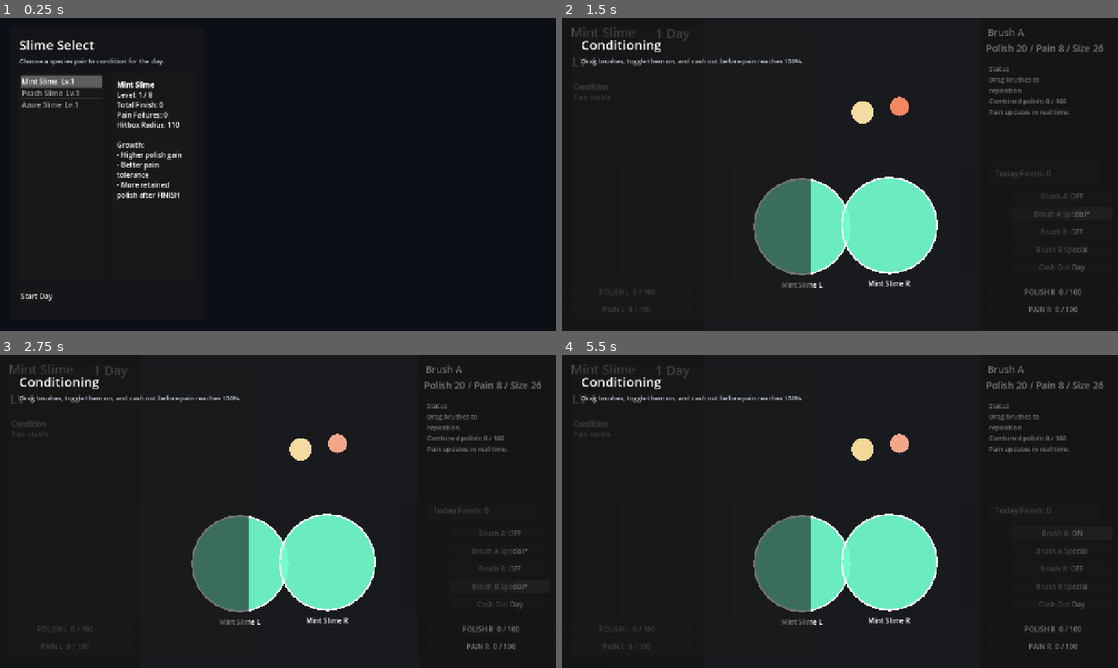
Above: before the commit, frames 1-4 (two rows, left to right).
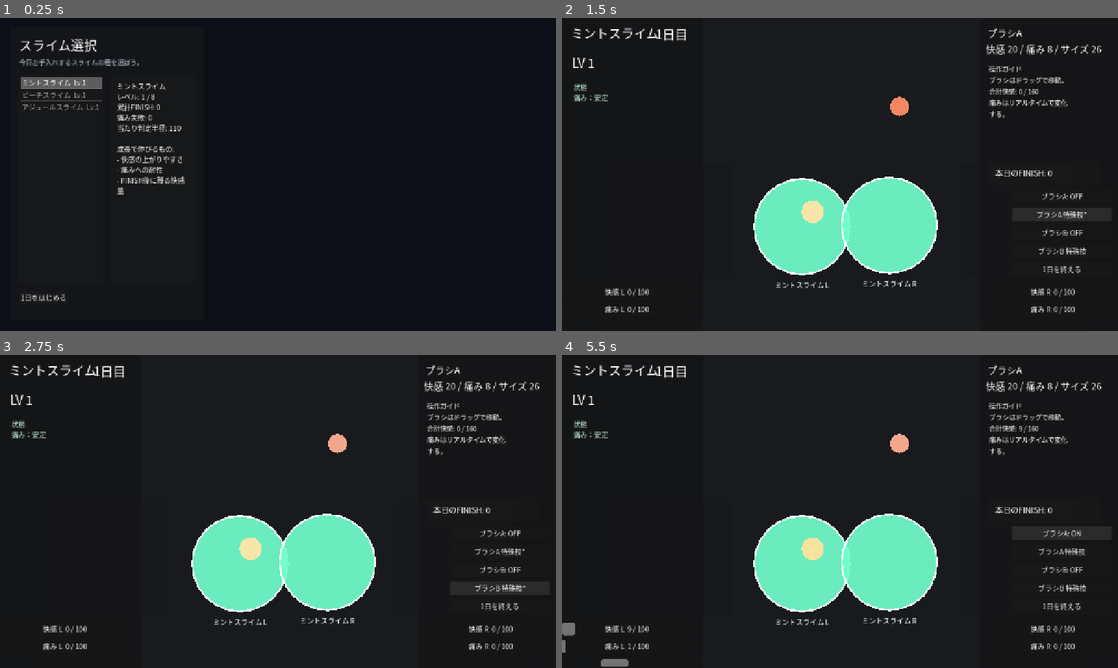
Above: after the commit, the same moments.

Repository: ankored33/slime
Game: Godot game, scene res://scenes/main.tscn
Same seed, same stepped clock (60 frames per second), same inputs: the game is played once before the commit and once after it.
Inputs:
- Up to frame 1 (0.25 s): no input
- Up to frame 2 (1.5 s): click "Start Day" (after the commit: "1日をはじめる") at 0.5 s; click "Brush A Special" (after the commit: "ブラシA 特殊技") at 1.25 s
- Up to frame 3 (2.75 s): click "Brush B Special" (after the commit: "ブラシB 特殊技") at 2 s
- Up to frame 4 (5.5 s): click "Cash Out Day" (after the commit: "1日を終える") at 2.75 s; click "Back To Select" (after the commit: "選択画面へ戻る") at 3.5 s; click "Start Day" (after the commit: "1日をはじめる") at 4.25 s; click "Brush A: OFF" (after the commit: "ブラシA: OFF") at 5 s

The runs differ from the first frame. In frame 1, 3.2% of the frame differs, in the area x 3-34%, y 6-91%; in frame 2, 6.6%; in frame 3, 6.6%; in frame 4, 6.8%, in the area x 0-98%, y 2-100%.

Commit message:
Localize UI to Japanese and fix game-screen draw order
- Translate all user-facing text (scenes and scripts) to Japanese:
  select/result screens, species names, gauges, brush controls,
  condition states, and slime labels.
- Add theme/main_theme.tres with a SystemFont fallback chain
  (Yu Gothic UI / Meiryo / Noto Sans CJK JP) so Japanese glyphs
  render; registered via gui/theme/custom in project.godot.
- Hide the left side frame while the play screen is active; its
  "Conditioning" header previously overlaid half the game screen.
- Move Playfield before Hud in game_screen.tscn so the full-screen
  Arena panel no longer dims all HUD text.

Co-Authored-By: Claude Fable 5 <noreply@anthropic.com>

Diff:
--- a/godot/project.godot
+++ b/godot/project.godot
@@ -19,3 +19,7 @@
 window/size/viewport_width=1280
 window/size/viewport_height=720
 window/stretch/mode="canvas_items"
+
+[gui]
+
+theme/custom="res://theme/main_theme.tres"
--- a/godot/scenes/game_screen.tscn
+++ b/godot/scenes/game_screen.tscn
@@ -37,6 +37,64 @@
 offset_right = 1291.0
 offset_bottom = 720.0
 
+[node name="Playfield" type="Control" parent="." unique_id=480552896]
+layout_mode = 1
+anchors_preset = 15
+anchor_right = 1.0
+anchor_bottom = 1.0
+grow_horizontal = 2
+grow_vertical = 2
+
+[node name="Arena" type="Panel" parent="Playfield" unique_id=666241528]
+layout_mode = 1
+anchors_preset = 15
+anchor_right = 1.0
+anchor_bottom = 1.0
+grow_horizontal = 2
+grow_vertical = 2
+
+[node name="ZoomLeft" type="Panel" parent="Playfield" unique_id=1791844975]
+self_modulate = Color(0.866667, 0.866667, 1, 0.75)
+layout_mode = 0
+offset_left = 128.0
+offset_top = 339.0
+offset_right = 388.0
+offset_bottom = 599.0
+
+[node name="ZoomRight" type="Panel" parent="Playfield" unique_id=1891600091]
+self_modulate = Color(0.866667, 0.866667, 1, 0.75)
+layout_mode = 0
+offset_left = 919.0
+offset_top = 338.0
+offset_right = 1179.0
+offset_bottom = 598.0
+
+[node name="LeftSlime" parent="Playfield" unique_id=687335192 instance=ExtResource("3")]
+position = Vector2(504, 481)
+slime_id = "mint"
+display_name = "左スライム"
+radius = 20.0
+
+[node name="RightSlime" parent="Playfield" unique_id=1098827226 instance=ExtResource("3")]
+position = Vector2(794, 481)
+side = "right"
+slime_id = "mint"
+display_name = "右スライム"
+radius = 20.0
+
+[node name="BrushA" parent="Playfield" unique_id=1919971458 instance=ExtResource("5")]
+position = Vector2(577, 446)
+brush_id = "brush-a"
+hit_radius = 26.0
+
+[node name="BrushB" parent="Playfield" unique_id=886467796 instance=ExtResource("5")]
+position = Vector2(777, 204)
+brush_id = "brush-b"
+hit_radius = 22.0
+polish_gain_per_sec = 24.0
+pain_gain_per_sec = 11.0
+fill_color = Color(1, 0.560784, 0.4, 0.95)
+
 [node name="Hud" type="Control" parent="." unique_id=1008816429]
 layout_mode = 1
 anchors_preset = 15
@@ -68,7 +126,7 @@
 [node name="SpeciesLabel" type="Label" parent="Hud/TopBar/Margin/VBox" unique_id=1892668349]
 layout_mode = 2
 theme_override_font_sizes/font_size = 24
-text = "Species Pair"
+text = "スライムペア"
 
 [node name="MetaLabel" type="Label" parent="Hud/TopBar/Margin/VBox" unique_id=1205237299]
 layout_mode = 2
@@ -78,7 +136,7 @@
 [node name="DangerLabel" type="Label" parent="Hud/TopBar/Margin/VBox" unique_id=1363708631]
 layout_mode = 2
 theme_override_font_sizes/font_size = 15
-text = "Pain stable"
+text = "痛み：安定"
 
 [node name="PolishL" parent="Hud" unique_id=1734165133 instance=ExtResource("2")]
 layout_mode = 0
@@ -86,7 +144,7 @@
 offset_right = 300.0
 offset_bottom = 630.0
 gauge_id = "polish-L"
-caption = "POLISH L"
+caption = "快感 L"
 
 [node name="PainL" parent="Hud" unique_id=1519828551 instance=ExtResource("2")]
 layout_mode = 0
@@ -94,7 +152,7 @@
 offset_right = 300.0
 offset_bottom = 670.0
 gauge_id = "pain-L"
-caption = "PAIN L"
+caption = "痛み L"
 
 [node name="PolishR" parent="Hud" unique_id=1842442508 instance=ExtResource("2")]
 layout_mode = 0
@@ -103,7 +161,7 @@
 offset_right = 1280.0
 offset_bottom = 630.0
 gauge_id = "polish-R"
-caption = "POLISH R"
+caption = "快感 R"
 
 [node name="PainR" parent="Hud" unique_id=807932175 instance=ExtResource("2")]
 layout_mode = 0
@@ -112,7 +170,7 @@
 offset_right = 1280.0
 offset_bottom = 670.0
 gauge_id = "pain-R"
-caption = "PAIN R"
+caption = "痛み R"
 
 [node name="FinishProgress" type="ProgressBar" parent="Hud" unique_id=1323510636]
 layout_mode = 0
@@ -139,7 +197,7 @@
 [node name="FinishCount" type="Label" parent="Hud/DayStats/Margin" unique_id=1648917955]
 layout_mode = 2
 theme_override_font_sizes/font_size = 18
-text = "Today Finish: 0"
+text = "本日のFINISH: 0"
 
 [node name="Controls" type="VBoxContainer" parent="Hud" unique_id=1312439738]
 layout_mode = 0
@@ -151,23 +209,23 @@
 
 [node name="BrushAToggle" type="Button" parent="Hud/Controls" unique_id=1775050072]
 layout_mode = 2
-text = "Brush A: OFF"
+text = "ブラシA: OFF"
 
 [node name="BrushASpecial" type="Button" parent="Hud/Controls" unique_id=1153918083]
 layout_mode = 2
-text = "Brush A Special"
+text = "ブラシA 特殊技"
 
 [node name="BrushBToggle" type="Button" parent="Hud/Controls" unique_id=153784150]
 layout_mode = 2
-text = "Brush B: OFF"
+text = "ブラシB: OFF"
 
 [node name="BrushBSpecial" type="Button" parent="Hud/Controls" unique_id=458990346]
 layout_mode = 2
-text = "Brush B Special"
+text = "ブラシB 特殊技"
 
 [node name="EndDayButton" type="Button" parent="Hud/Controls" unique_id=1017712887]
 layout_mode = 2
-text = "Cash Out Day"
+text = "1日を終える"
 
 [node name="DebugLabel" type="Label" parent="Hud" unique_id=2081223899]
 layout_mode = 0
@@ -185,7 +243,7 @@
 offset_right = 185.0
 offset_bottom = 63.0
 theme_override_font_sizes/font_size = 29
-text = "Character"
+text = "キャラ名"
 
 [node name="DayLabel" type="Label" parent="Hud" unique_id=1048220396]
 layout_mode = 0
@@ -194,7 +252,7 @@
 offset_right = 303.0
 offset_bottom = 65.0
 theme_override_font_sizes/font_size = 29
-text = "1 Day"
+text = "1日目"
 
 [node name="LevelLabel" type="Label" parent="Hud" unique_id=1176691606]
 layout_mode = 0
@@ -222,7 +280,7 @@
 offset_right = 1163.0
 offset_bottom = 51.0
 theme_override_font_sizes/font_size = 22
-text = "Brush Name"
+text = "ブラシ名"
 
 [node name="BrushSpecLabel" type="Label" parent="Hud" unique_id=1652540892]
 layout_mode = 0
@@ -231,62 +289,4 @@
 offset_right = 1168.0
 offset_bottom = 88.0
 theme_override_font_sizes/font_size = 22
-text = "Spec"
-
-[node name="Playfield" type="Control" parent="." unique_id=480552896]
-layout_mode = 1
-anchors_preset = 15
-anchor_right = 1.0
-anchor_bottom = 1.0
-grow_horizontal = 2
-grow_vertical = 2
-
-[node name="Arena" type="Panel" parent="Playfield" unique_id=666241528]
-layout_mode = 1
-anchors_preset = 15
-anchor_right = 1.0
-anchor_bottom = 1.0
-grow_horizontal = 2
-grow_vertical = 2
-
-[node name="ZoomLeft" type="Panel" parent="Playfield" unique_id=1791844975]
-self_modulate = Color(0.866667, 0.866667, 1, 0.75)
-layout_mode = 0
-offset_left = 128.0
-offset_top = 339.0
-offset_right = 388.0
-offset_bottom = 599.0
-
-[node name="ZoomRight" type="Panel" parent="Playfield" unique_id=1891600091]
-self_modulate = Color(0.866667, 0.866667, 1, 0.75)
-layout_mode = 0
-offset_left = 919.0
-offset_top = 338.0
-offset_right = 1179.0
-offset_bottom = 598.0
-
-[node name="LeftSlime" parent="Playfield" unique_id=687335192 instance=ExtResource("3")]
-position = Vector2(504, 481)
-slime_id = "mint"
-display_name = "Left Slime"
-radius = 20.0
-
-[node name="RightSlime" parent="Playfield" unique_id=1098827226 instance=ExtResource("3")]
-position = Vector2(794, 481)
-side = "right"
-slime_id = "mint"
-display_name = "Right Slime"
-radius = 20.0
-
-[node name="BrushA" parent="Playfield" unique_id=1919971458 instance=ExtResource("5")]
-position = Vector2(692, 217)
-brush_id = "brush-a"
-hit_radius = 26.0
-
-[node name="BrushB" parent="Playfield" unique_id=886467796 instance=ExtResource("5")]
-position = Vector2(777, 204)
-brush_id = "brush-b"
-hit_radius = 22.0
-polish_gain_per_sec = 24.0
-pain_gain_per_sec = 11.0
-fill_color = Color(1, 0.560784, 0.4, 0.95)
+text = "性能"
--- a/godot/scenes/main.tscn
+++ b/godot/scenes/main.tscn
@@ -46,12 +46,12 @@
 
 [node name="ScreenTitle" type="Label" parent="CanvasLayer/Frame/Margin/VBox/Header"]
 theme_override_font_sizes/font_size = 30
-text = "Slime Select"
+text = "スライム選択"
 
 [node name="ScreenSubtitle" type="Label" parent="CanvasLayer/Frame/Margin/VBox/Header"]
 theme_override_font_sizes/font_size = 15
 modulate = Color(0.8, 0.84, 0.9, 0.92)
-text = "Choose a species pair to condition for the day."
+text = "今日お手入れするスライムの種を選ぼう。"
 
 [node name="SelectScreen" type="VBoxContainer" parent="CanvasLayer/Frame/Margin/VBox"]
 theme_override_constants/separation = 16
@@ -82,7 +82,7 @@
 theme_override_constants/separation = 12
 
 [node name="StartButton" type="Button" parent="CanvasLayer/Frame/Margin/VBox/SelectScreen/Actions"]
-text = "Start Day"
+text = "1日をはじめる"
 
 [node name="ResultScreen" type="VBoxContainer" parent="CanvasLayer/Frame/Margin/VBox"]
 visible = false
@@ -106,4 +106,4 @@
 theme_override_constants/separation = 12
 
 [node name="ReturnButton" type="Button" parent="CanvasLayer/Frame/Margin/VBox/ResultScreen/Actions"]
-text = "Back To Select"
+text = "選択画面へ戻る"
--- a/godot/scripts/game_screen.gd
+++ b/godot/scripts/game_screen.gd
@@ -126,7 +126,7 @@
 
 func setup_species(species: Dictionary) -> void:
 	_species = species.duplicate(true)
-	_title_label.text = str(_species.get("name", "Slime"))
+	_title_label.text = str(_species.get("name", "スライム"))
 	var left_config: Dictionary = _species.get("left", {})
 	var right_config: Dictionary = _species.get("right", {})
 	_apply_slime_layout(_left_slime, left_config)
@@ -134,7 +134,7 @@
 	_left_slime.apply_species(_species, "L", left_config)
 	_right_slime.apply_species(_species, "R", right_config)
 	_meta_label.text = "LV %d" % int(_species.get("level", 1))
-	_day_label.text = "1 Day"
+	_day_label.text = "1日目"
 	reset_day()
 
 func _apply_slime_layout(slime: SlimeTarget, cfg: Dictionary) -> void:
@@ -200,16 +200,16 @@
 	_set_gauge("pain-R", _slime_state["right"]["pain"])
 	_finish_progress.max_value = finish_threshold
 	_finish_progress.value = _get_combined_polish()
-	_day_finish_label.text = "Today Finish: %d" % _day_finish_count
+	_day_finish_label.text = "本日のFINISH: %d" % _day_finish_count
 	var peak_pain: float = maxf(float(_slime_state["left"]["pain"]), float(_slime_state["right"]["pain"]))
 	if peak_pain >= 80.0:
-		_danger_label.text = "[b]Condition[/b]\nPain critical"
+		_danger_label.text = "[b]状態[/b]\n痛み：限界寸前"
 		_danger_label.modulate = Color(1.0, 0.45, 0.45, 1.0)
 	elif peak_pain >= 55.0:
-		_danger_label.text = "[b]Condition[/b]\nPain rising"
+		_danger_label.text = "[b]状態[/b]\n痛み：上昇中"
 		_danger_label.modulate = Color(1.0, 0.82, 0.45, 1.0)
 	else:
-		_danger_label.text = "[b]Condition[/b]\nPain stable"
+		_danger_label.text = "[b]状態[/b]\n痛み：安定"
 		_danger_label.modulate = Color(0.75, 0.92, 0.85, 1.0)
 
 func _set_gauge(gauge_id: String, current: float) -> void:
@@ -218,7 +218,7 @@
 		gauge.set_gauge_value(current, 100.0)
 
 func _refresh_debug_text() -> void:
-	_debug_label.text = "Status\nDrag brushes to reposition.\nCombined polish: %d / %d\nPain updates in real time." % [
+	_debug_label.text = "操作ガイド\nブラシはドラッグで移動。\n合計快感: %d / %d\n痛みはリアルタイムで変化する。" % [
 		int(round(_get_combined_polish())),
 		int(round(finish_threshold))
 	]
@@ -247,19 +247,27 @@
 	var brush_a: Brush = _brush_map.get("brush-a")
 	var brush_b: Brush = _brush_map.get("brush-b")
 	if brush_a != null:
-		_brush_a_toggle.text = "Brush A: ON" if brush_a.is_active else "Brush A: OFF"
-		_brush_a_special.text = "Brush A Special*" if brush_a.is_special_active() else "Brush A Special"
+		_brush_a_toggle.text = "ブラシA: ON" if brush_a.is_active else "ブラシA: OFF"
+		_brush_a_special.text = "ブラシA 特殊技*" if brush_a.is_special_active() else "ブラシA 特殊技"
 	if brush_b != null:
-		_brush_b_toggle.text = "Brush B: ON" if brush_b.is_active else "Brush B: OFF"
-		_brush_b_special.text = "Brush B Special*" if brush_b.is_special_active() else "Brush B Special"
+		_brush_b_toggle.text = "ブラシB: ON" if brush_b.is_active else "ブラシB: OFF"
+		_brush_b_special.text = "ブラシB 特殊技*" if brush_b.is_special_active() else "ブラシB 特殊技"
 	var selected_brush: Brush = _held_brush if _held_brush != null else brush_a
 	if selected_brush != null:
-		_brush_name_label.text = selected_brush.brush_id.capitalize().replace("-", " ")
-		_brush_spec_label.text = "Polish %d / Pain %d / Size %d" % [
+		_brush_name_label.text = _brush_display_name(selected_brush.brush_id)
+		_brush_spec_label.text = "快感 %d / 痛み %d / サイズ %d" % [
 			int(round(selected_brush.polish_gain_per_sec)),
 			int(round(selected_brush.pain_gain_per_sec)),
 			int(round(selected_brush.hit_radius))
 		]
+
+func _brush_display_name(brush_id: String) -> String:
+	match brush_id:
+		"brush-a":
+			return "ブラシA"
+		"brush-b":
+			return "ブラシB"
+	return brush_id.capitalize().replace("-", " ")
 
 func _get_combined_polish() -> float:
 	return float(_slime_state["left"]["polish"]) + float(_slime_state["right"]["polish"])
--- a/godot/scripts/main.gd
+++ b/godot/scripts/main.gd
@@ -5,7 +5,7 @@
 var _species_list: Array[Dictionary] = [
 	{
 		"id": "mint",
-		"name": "Mint Slime",
+		"name": "ミントスライム",
 		"color": Color(0.45, 1.0, 0.8, 0.92),
 		"left": {
 			"position": Vector2(552.5, 480.0),
@@ -23,7 +23,7 @@
 	},
 	{
 		"id": "peach",
-		"name": "Peach Slime",
+		"name": "ピーチスライム",
 		"color": Color(1.0, 0.71, 0.78, 0.92),
 		"left": {
 			"position": Vector2(540.0, 485.0),
@@ -41,7 +41,7 @@
 	},
 	{
 		"id": "azure",
-		"name": "Azure Slime",
+		"name": "アジュールスライム",
 		"color": Color(0.47, 0.73, 1.0, 0.92),
 		"left": {
 			"position": Vector2(560.0, 474.0),
@@ -62,6 +62,7 @@
 var _selected_species_index := 0
 var _last_result: Dictionary = {}
 
+@onready var _frame: Control = $CanvasLayer/Frame
 @onready var _screen_title: Label = $CanvasLayer/Frame/Margin/VBox/Header/ScreenTitle
 @onready var _screen_subtitle: Label = $CanvasLayer/Frame/Margin/VBox/Header/ScreenSubtitle
 @onready var _select_screen: Control = $CanvasLayer/Frame/Margin/VBox/SelectScreen
@@ -95,14 +96,14 @@
 	var left_radius := float(left_cfg.get("radius", 100.0))
 	_species_detail.text = (
 		"[b]%s[/b]\n"
-		+ "Level: %d / %d\n"
-		+ "Total Finish: %d\n"
-		+ "Pain Failures: %d\n"
-		+ "Hitbox Radius: %d\n\n"
-		+ "Growth:\n"
-		+ "- Higher polish gain\n"
-		+ "- Better pain tolerance\n"
-		+ "- More retained polish after FINISH"
+		+ "レベル: %d / %d\n"
+		+ "累計FINISH: %d\n"
+		+ "痛み失敗: %d\n"
+		+ "当たり判定半径: %d\n\n"
+		+ "成長で伸びるもの:\n"
+		+ "- 快感の上がりやすさ\n"
+		+ "- 痛みへの耐性\n"
+		+ "- FINISH後に残る快感量"
 	) % [
 		species["name"],
 		species["level"],
@@ -113,23 +114,25 @@
 	]
 
 func _show_select_screen() -> void:
-	_screen_title.text = "Slime Select"
-	_screen_subtitle.text = "Choose a species pair to condition for the day."
+	_screen_title.text = "スライム選択"
+	_screen_subtitle.text = "今日お手入れするスライムの種を選ぼう。"
+	_frame.visible = true
 	_select_screen.visible = true
 	_game_screen.visible = false
 	_result_screen.visible = false
 	_refresh_species_list()
 
 func _show_game_screen() -> void:
-	_screen_title.text = "Conditioning"
-	_screen_subtitle.text = "Drag brushes, toggle them on, and cash out before pain reaches 100%."
+	# Hide the side frame entirely; the play screen has its own HUD.
+	_frame.visible = false
 	_select_screen.visible = false
 	_game_screen.visible = true
 	_result_screen.visible = false
 
 func _show_result_screen() -> void:
-	_screen_title.text = "Result"
-	_screen_subtitle.text = "Review the day and return to species selection."
+	_screen_title.text = "リザルト"
+	_screen_subtitle.text = "1日の成果を確認して選択画面へ戻ろう。"
+	_frame.visible = true
 	_select_screen.visible = false
 	_game_screen.visible = false
 	_result_screen.visible = true
@@ -161,21 +164,21 @@
 func _render_result() -> void:
 	var species: Dictionary = _species_list[_selected_species_index]
 	var failed := bool(_last_result.get("failed_by_pain", false))
-	var status_text := "Pain limit reached. The day's finish was halved." if failed else "Voluntary cash-out. All finish secured."
+	var status_text := "痛みが限界に達した。今日の成果は半減となった。" if failed else "任意終了。成果をすべて持ち帰った。"
 	_result_body.text = (
 		"[b]%s[/b]\n"
 		+ "%s\n\n"
-		+ "Today Finish: %d\n"
-		+ "Banked Finish: %d\n"
-		+ "Species Level: %d / %d\n"
-		+ "Total Finish: %d\n"
-		+ "Pain Failures: %d\n\n"
-		+ "Unlocked growth focus:\n"
-		+ "- Better polish gain\n"
-		+ "- Better pain tolerance\n"
-		+ "- Better post-FINISH retention"
+		+ "本日のFINISH: %d\n"
+		+ "持ち帰りFINISH: %d\n"
+		+ "種レベル: %d / %d\n"
+		+ "累計FINISH: %d\n"
+		+ "痛み失敗: %d\n\n"
+		+ "成長で伸びるもの:\n"
+		+ "- 快感の上がりやすさ\n"
+		+ "- 痛みへの耐性\n"
+		+ "- FINISH後に残る快感量"
 	) % [
-		str(_last_result.get("species_name", "Slime")),
+		str(_last_result.get("species_name", "スライム")),
 		status_text,
 		int(_last_result.get("day_finish_count", 0)),
 		int(_last_result.get("banked_finish_count", 0)),
--- /dev/null
+++ b/godot/theme/main_theme.tres
@@ -0,0 +1,7 @@
+[gd_resource type="Theme" load_steps=2 format=3]
+
+[sub_resource type="SystemFont" id="SystemFont_jp"]
+font_names = PackedStringArray("Yu Gothic UI", "Meiryo UI", "Meiryo", "Noto Sans CJK JP", "Noto Sans JP", "MS Gothic", "sans-serif")
+
+[resource]
+default_font = SubResource("SystemFont_jp")
